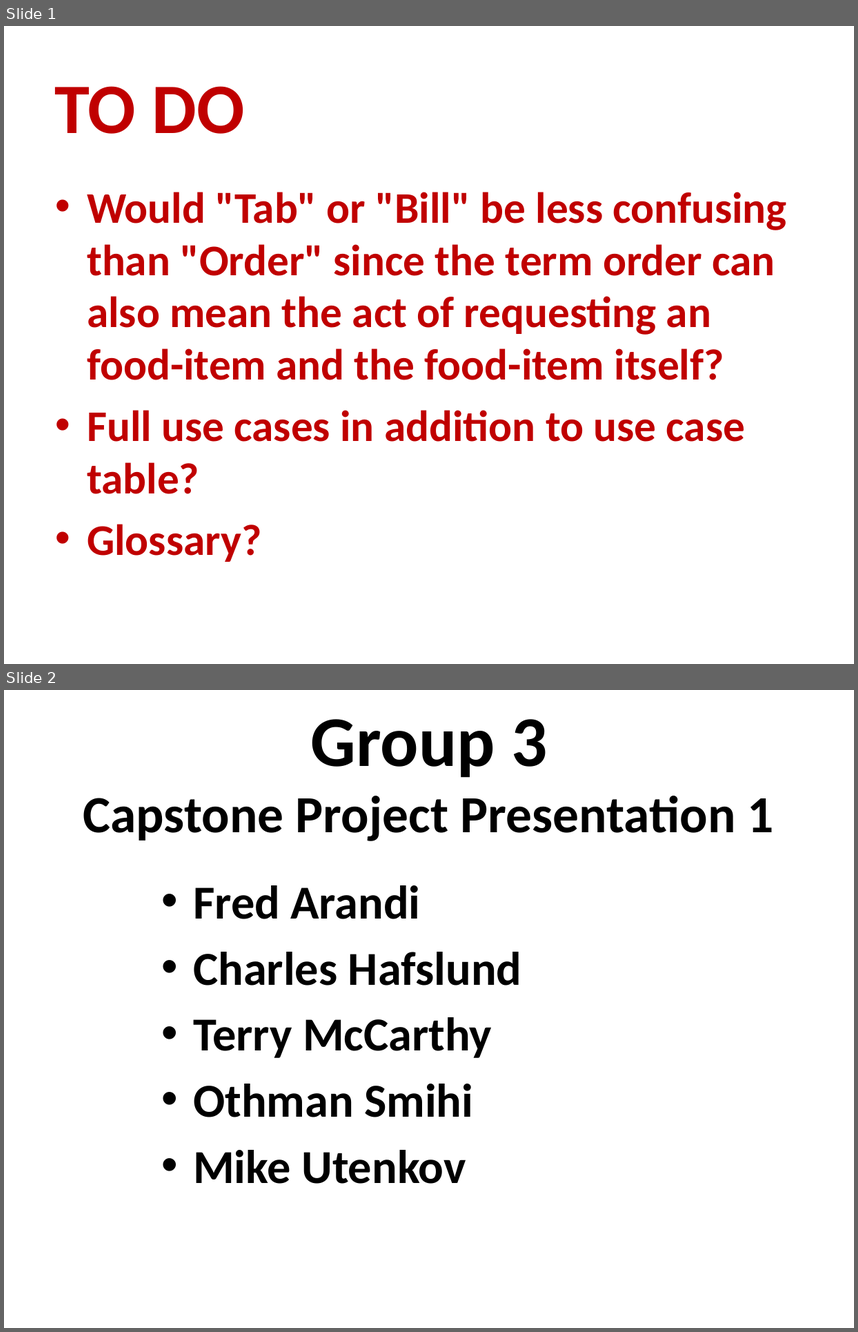
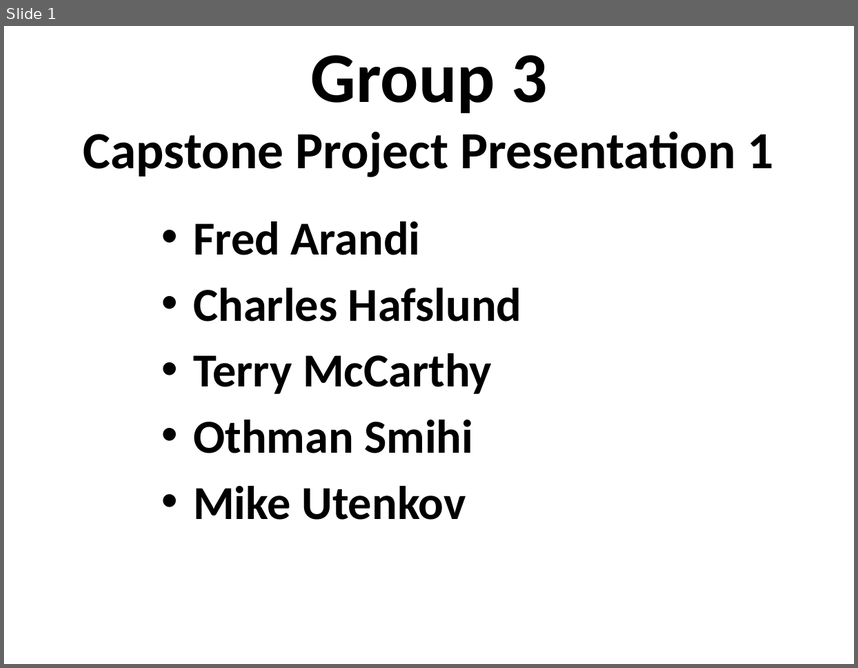
Before and after one commit to osmihi/Capstone, a slide deck: Project Documents/Group3_Presentation1_Capstone.pptx. Shown one above the other, each under a label of ours: slides 1 and 2 before the commit, slide 1 after it. The pictures are 858x1332 and 858x668 pixels, drawn with LibreOffice and Linux fonts; fonts in the diff are those of the drawing; background and template pictures are left out. Boxes give left, top, right and bottom in pixels: in the first picture for what was removed or moved away, otherwise in the second. Text is boxed around its words. In the diff, an @@ line names an element or a change of style, - is before the commit and + after.

Commit message:
Remove first slide

```diff
--- a/Project Documents/Group3_Presentation1_Capstone.pptx
+++ b/Project Documents/Group3_Presentation1_Capstone.pptx
@@ slide 1 removed at box(4, 26, 854, 664), background picture (left out) @@
@@ title removed at box(55, 86, 245, 134) @@
-TO DO
@@ text removed at box(87, 192, 786, 561) @@
-• Would "Tab" or "Bill" be less confusing than "Order" since the term order can also mean the act of requesting an food-item and the food-item itself?
-• Full use cases in addition to use case table?
-• Glossary?
@@ what was slide 2 is now slide 1 @@
```
